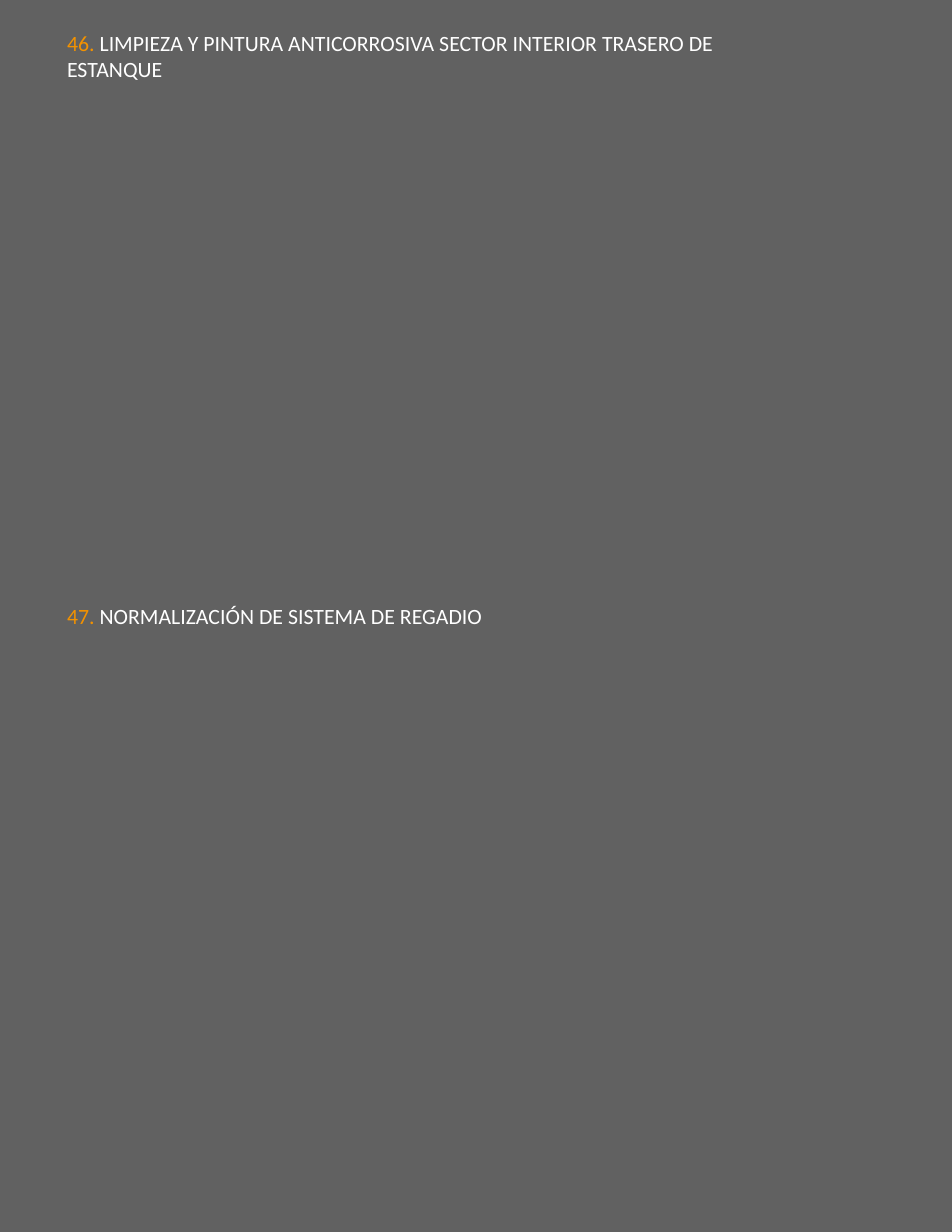
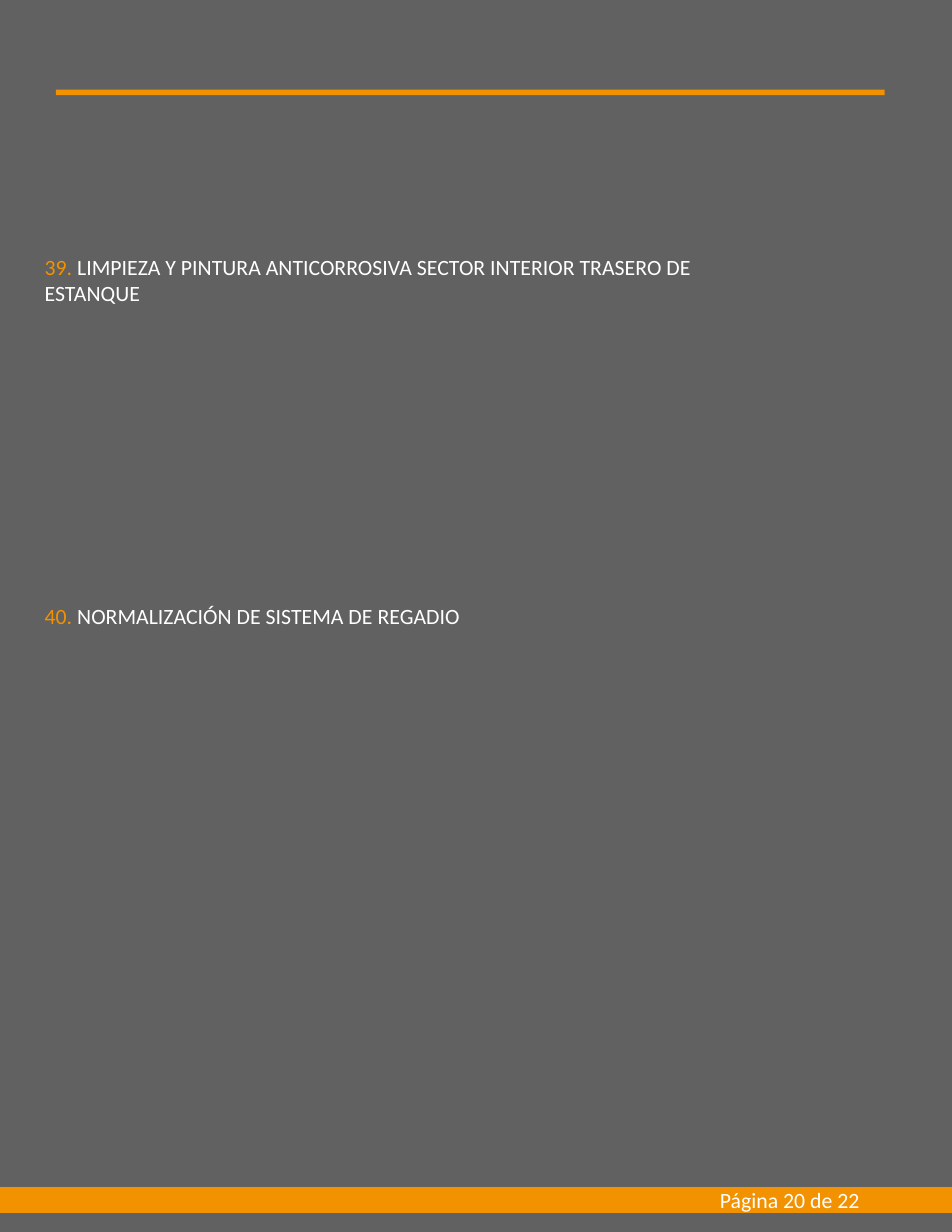
Before and after one commit to AlexanderMaverick/automated-report-excel-to-ppt, a slide deck: slide 20 of assets/archivo.pptx. Drawn at 952x1232 pixels with LibreOffice and Linux fonts; fonts in the diff are those of the drawing. Boxes give left, top, right and bottom in pixels: in the first picture for what was removed or moved away, otherwise in the second. Text is boxed around its words. In the diff, an @@ line names an element or a change of style, - is before the commit and + after.

```diff
--- a/assets/archivo.pptx
+++ b/assets/archivo.pptx
@@ rectangle added at box(56, 90, 885, 95), fill #F39200 @@
@@ text at box(45, 261, 690, 304): text changed @@
-46. LIMPIEZA Y PINTURA ANTICORROSIVA SECTOR INTERIOR TRASERO DE ESTANQUE
+39. LIMPIEZA Y PINTURA ANTICORROSIVA SECTOR INTERIOR TRASERO DE ESTANQUE
@@ text at box(45, 606, 460, 624): text changed @@
-47. NORMALIZACIÓN DE SISTEMA DE REGADIO
+40. NORMALIZACIÓN DE SISTEMA DE REGADIO
@@ rectangle added at box(0, 1187, 952, 1213), fill #F39200 @@
@@ text added at box(720, 1193, 859, 1214), 14 pt, text #FFFFFF @@
+Página 20 de 22
```
Also in this commit, not shown: 21 other slides changed, 2 other files.
